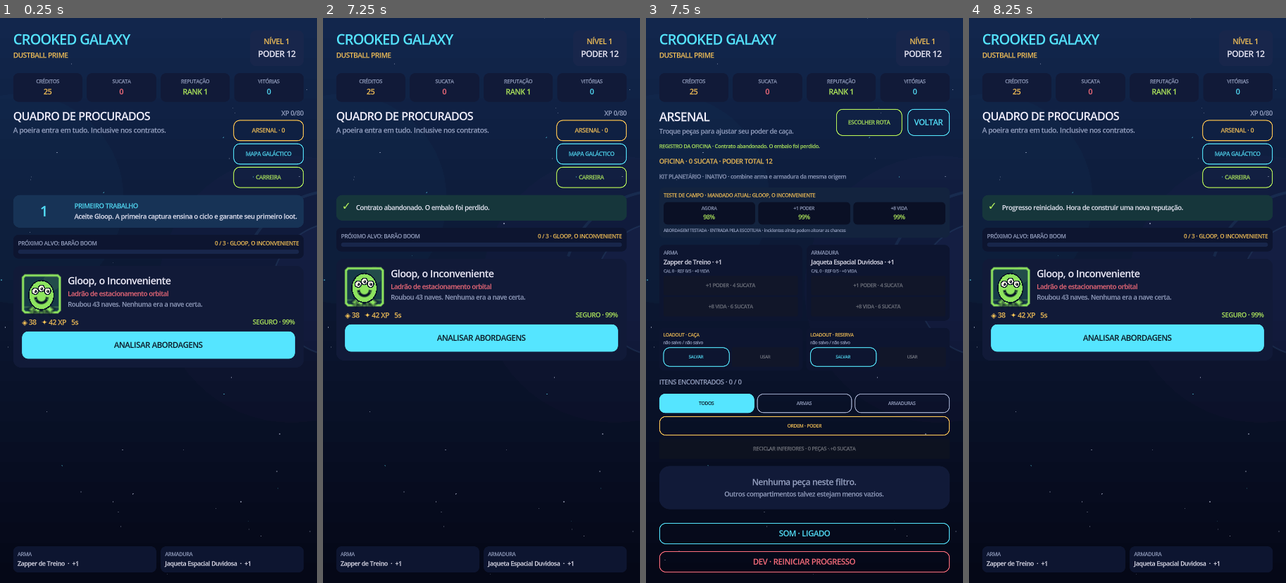
Above: before the commit, frames 1-4 (left to right).
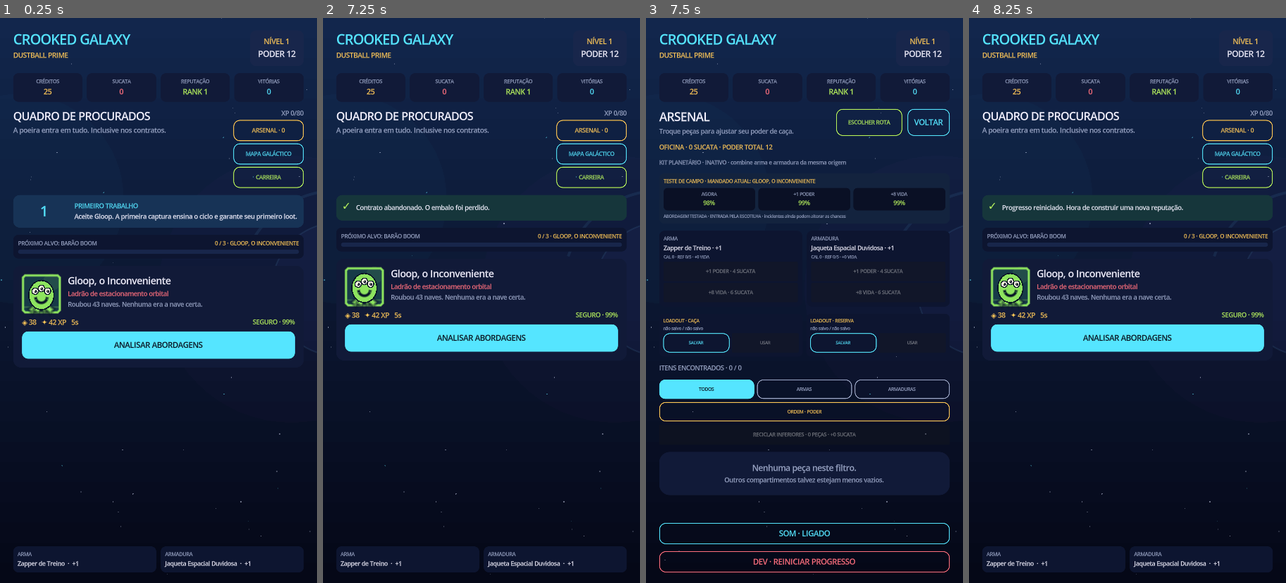
Above: after the commit, the same moments.

Repository: jellycb1/crooked-galaxy
Game: Godot game, scene res://scenes/main.tscn
Two runs of this game, one before a commit and one after it. Both use one fixed random seed, a clock stepped at 60 frames per second and the inputs below.
Inputs:
- Up to frame 1 (0.25 s): no input
- Up to frame 2 (7.25 s): click "ARSENAL · 0" at 0.5 s; click "DEV · REINICIAR PROGRESSO" at 1.25 s; click "MAPA GALÁCTICO" at 2 s; click "VOLTAR" at 2.75 s; click "CARREIRA" at 3.5 s; click "VOLTAR" at 4.25 s; click "ANALISAR ABORDAGENS" at 5 s; click "ESCOLHER · SEGURO" at 5.75 s; click "ABANDONAR CONTRATO" at 6.5 s
- Up to frame 3 (7.5 s): click "ARSENAL · 0" at 7.25 s
- Up to frame 4 (8.25 s): click "DEV · REINICIAR PROGRESSO" at 8 s

Frames 1-2 are identical in both runs. In frame 3, 14% of the frame differs, in the area x 4-96%, y 22-87%; in frame 4, nothing differs.

Commit message:
feat: scope transient receipts by context

Diff:
--- a/scripts/arsenal_view.gd
+++ b/scripts/arsenal_view.gd
@@ -46,8 +46,10 @@
 	)
 	title_row.add_child(back)
 
-	if not state.last_notice.is_empty():
-		var notice := host.label("REGISTRO DA OFICINA · %s" % state.last_notice, 11, host.LIME)
+	var notice_context := str(state.last_notice_context)
+	if notice_context == "workshop" or notice_context.begins_with("reward_"):
+		var notice_title := "REGISTRO DA OFICINA" if notice_context == "workshop" else "RECIBO DE CONTRATO"
+		var notice := host.label("%s · %s" % [notice_title, state.last_notice], 11, host.LIME)
 		notice.name = "WorkshopNotice"
 		notice.autowrap_mode = TextServer.AUTOWRAP_WORD_SMART
 		content.add_child(notice)
--- a/scripts/career_view.gd
+++ b/scripts/career_view.gd
@@ -100,10 +100,7 @@
 
 
 static func career_claim_notice(state: StateScript) -> String:
-	var notice := str(state.last_notice)
-	if notice.begins_with("Marco resgatado:") or notice.contains(" marcos resgatados:"):
-		return notice
-	return ""
+	return str(state.last_notice) if state.last_notice_context == "career" else ""
 
 
 static func claim_receipt_card(host: CrookedUIFactory, notice: String) -> PanelContainer:
--- a/scripts/game_state.gd
+++ b/scripts/game_state.gd
@@ -33,6 +33,7 @@
 var persistence_enabled := true
 var save_path := SAVE_PATH
 var last_notice := ""
+var last_notice_context := ""
 var chapter_completion: Dictionary = {}
 var afk_report: Dictionary = {}
 
@@ -77,6 +78,7 @@
 	if phase != Phase.BOARD:
 		return
 	last_notice = ""
+	last_notice_context = ""
 	combat_summary = {}
 	current_bounty = bounty.duplicate(true)
 	offered_approaches = ContentDB.contract_approaches()
@@ -94,6 +96,7 @@
 	var planet := ContentDB.get_planet(planet_id)
 	player.current_planet_id = str(planet.id)
 	last_notice = "Rota confirmada: %s. O combustível será explicado na fatura." % str(planet.name)
+	last_notice_context = "travel"
 	save_game()
 	changed.emit()
 	return true
@@ -155,6 +158,7 @@
 		player.career_credits_claimed = int(player.get("career_credits_claimed", 0)) + credits
 		player.career_scrap_claimed = int(player.get("career_scrap_claimed", 0)) + scrap
 		last_notice = "Marco resgatado: %s. +%d créditos%s" % [str(milestone.name), credits, " · +%d sucata" % scrap if scrap > 0 else ""]
+		last_notice_context = "career"
 		save_game()
 		changed.emit()
 		return true
@@ -178,6 +182,7 @@
 	player.career_credits_claimed = int(player.get("career_credits_claimed", 0)) + credits
 	player.career_scrap_claimed = int(player.get("career_scrap_claimed", 0)) + scrap
 	last_notice = "%d marcos resgatados: +%d créditos · +%d sucata." % [ready.size(), credits, scrap]
+	last_notice_context = "career"
 	save_game()
 	changed.emit()
 	return {"count": ready.size(), "credits": credits, "scrap": scrap}
@@ -207,6 +212,7 @@
 	if phase != Phase.BOARD:
 		return
 	last_notice = ""
+	last_notice_context = ""
 	current_bounty = bounty.duplicate(true)
 	offered_approaches = []
 	start_hunt()
@@ -379,6 +385,7 @@
 		player.capture_streak = 0
 		phase = Phase.BOARD
 		last_notice = "%s escapou. Seu equipamento precisa de argumentos melhores.%s" % [str(current_bounty.name), " Embalo ×%d perdido." % lost_streak if lost_streak > 0 else ""]
+		last_notice_context = "defeat"
 		current_bounty = {}
 		pending_loot = {}
 		offered_approaches = []
@@ -519,6 +526,7 @@
 			"xp": int(summary.xp),
 		}
 	last_notice = "Contrato pago: " + " · ".join(notice_parts)
+	last_notice_context = "reward_%s" % str(summary.loot_action)
 	phase = Phase.CHAPTER_COMPLETE if first_boss_capture else (Phase.BRIEFING if repeat_contract else Phase.BOARD)
 	current_bounty = ContentDB.get_target(target_id) if repeat_contract and not first_boss_capture else {}
 	pending_loot = {}
@@ -538,6 +546,7 @@
 	phase = Phase.BOARD
 	chapter_completion = {}
 	last_notice = "%s pacificada. Contratos reabertos para melhorar equipamento e recordes." % str(completed_planet.name)
+	last_notice_context = "chapter"
 	save_game()
 	changed.emit()
 
@@ -566,6 +575,7 @@
 		if str(item.get("id", "")) == item_id:
 			equip(item)
 			last_notice = "%s equipado. Poder total: %d." % [str(item.name), CoreRules.player_power(player)]
+			last_notice_context = "workshop"
 			save_game()
 			changed.emit()
 			return
@@ -585,6 +595,7 @@
 		player.scrap = int(player.get("scrap", 0)) + value
 		player.scrap_recycled_total = int(player.get("scrap_recycled_total", 0)) + value
 		last_notice = "%s reciclado: +%d sucata." % [str(item.name), value]
+		last_notice_context = "workshop"
 		save_game()
 		changed.emit()
 		return true
@@ -627,6 +638,7 @@
 	player.scrap = int(player.get("scrap", 0)) + int(preview.scrap)
 	player.scrap_recycled_total = int(player.get("scrap_recycled_total", 0)) + int(preview.scrap)
 	last_notice = "%d peças inferiores recicladas: +%d sucata." % [int(preview.count), int(preview.scrap)]
+	last_notice_context = "workshop"
 	save_game()
 	changed.emit()
 	return preview
@@ -663,6 +675,7 @@
 	else:
 		locked.append(item_id)
 		last_notice = "Peça protegida contra reciclagem manual e em massa."
+	last_notice_context = "workshop"
 	player.locked_item_ids = locked
 	save_game()
 	changed.emit()
@@ -679,6 +692,7 @@
 	}
 	player.equipment_loadouts = loadouts
 	last_notice = "Loadout %s arquivado. As peças foram protegidas." % loadout_name(index)
+	last_notice_context = "workshop"
 	save_game()
 	changed.emit()
 	return true
@@ -693,11 +707,13 @@
 	var armor := inventory_item_by_id(str(loadout.get("armor_id", "")))
 	if weapon.is_empty() or armor.is_empty():
 		last_notice = "Loadout incompleto. Uma das peças provavelmente virou história de oficina."
+		last_notice_context = "workshop"
 		changed.emit()
 		return false
 	equip(weapon)
 	equip(armor)
 	last_notice = "Loadout %s equipado. Poder %d · Vida %d." % [loadout_name(index), CoreRules.player_power(player), CoreRules.max_health(player)]
+	last_notice_context = "workshop"
 	save_game()
 	changed.emit()
 	return true
@@ -734,6 +750,7 @@
 	player[slot] = item
 	sync_item_to_inventory(item)
 	last_notice = "%s calibrado para +%d poder." % [str(item.name), int(item.power)]
+	last_notice_context = "workshop"
 	save_game()
 	changed.emit()
 	return true
@@ -754,6 +771,7 @@
 	player[slot] = item
 	sync_item_to_inventory(item)
 	last_notice = "%s reforçado: +%d vida total." % [str(item.name), int(item.integrity_upgrades) * CoreRules.INTEGRITY_HEALTH_PER_LEVEL]
+	last_notice_context = "workshop"
 	save_game()
 	changed.emit()
 	return true
@@ -784,6 +802,7 @@
 		offered_approaches = []
 		hunt_event = {}
 		last_notice = "Contrato abandonado%s. O embalo foi perdido." % (" após %d capturas" % lost_streak if lost_streak > 0 else "")
+		last_notice_context = "contract"
 		save_game()
 		changed.emit()
 
@@ -799,6 +818,7 @@
 	afk_report = {}
 	combat_summary = {}
 	last_notice = "Progresso reiniciado. Hora de construir uma nova reputação."
+	last_notice_context = "system"
 	save_game()
 	changed.emit()
 
--- a/scripts/main.gd
+++ b/scripts/main.gd
@@ -197,7 +197,7 @@
 	var xp_needed := CoreRules.xp_needed(int(GameState.player.level))
 	var xp_text := "XP %d/%d" % [int(GameState.player.xp), xp_needed]
 	actions.add_child(label(xp_text, 14, MUTED, HORIZONTAL_ALIGNMENT_RIGHT))
-	var equipped_receipt := GameState.last_notice.begins_with("Contrato pago:") and GameState.last_notice.contains(" equipado")
+	var equipped_receipt := GameState.last_notice_context == "reward_equipped"
 	var arsenal := action_button("TESTAR BUILD" if equipped_receipt else "ARSENAL · %d" % GameState.player.inventory.size(), LIME if equipped_receipt else GOLD, true)
 	arsenal.name = "PostClaimFieldTestAction" if equipped_receipt else "ArsenalAction"
 	arsenal.custom_minimum_size = Vector2(160, 48)
--- a/tests/test_arsenal_view.gd
+++ b/tests/test_arsenal_view.gd
@@ -13,6 +13,7 @@
 	state.persistence_enabled = false
 	state.player = state.default_player()
 	state.last_notice = "Perícia com alvo 1: +6 sucata"
+	state.last_notice_context = "reward_stored"
 	state.player.captures_by_target = {"gloop": 1}
 	state.player.captures_by_planet = {"dustball_prime": 1}
 	state.player.scrap = 20
@@ -104,6 +105,11 @@
 	check(ArsenalScript.filtered_inventory(host, state).size() == 2, "renderer receives inventory through explicit state")
 	host.inventory_filter = "weapon"
 	check(ArsenalScript.filtered_inventory(host, state).size() == 1, "renderer preserves host filter state")
+	state.last_notice = "Rota confirmada: Congelária S.A."
+	state.last_notice_context = "travel"
+	clear_children(content)
+	ArsenalScript.build(host, content, state)
+	check(host.find_child("WorkshopNotice", true, false) == null, "arsenal ignores receipts owned by unrelated hubs")
 
 	host.free()
 	state.free()
--- a/tests/test_career_view.gd
+++ b/tests/test_career_view.gd
@@ -60,6 +60,7 @@
 	check(str(state.player.current_planet_id) == "congelaria_sa" and state.phase == state.Phase.BRIEFING and str(state.current_bounty.id) == "auditor_frost", "archive action travels to another planet and opens the selected briefing")
 	state.cancel_briefing()
 	state.last_notice = "2 marcos resgatados: +110 créditos · +2 sucata."
+	state.last_notice_context = "career"
 	for child in content.get_children():
 		child.free()
 	CareerViewScript.build(host, content, state)
--- a/tests/test_flow.gd
+++ b/tests/test_flow.gd
@@ -49,7 +49,7 @@
 	check(int(state.player.wins) == 1, "victory progression is retained")
 	check(str(state.player[str(claimed_item.slot)].id) == str(claimed_item.id), "claimed upgrade is equipped")
 	check(str(summary.loot_action) == "equipped" and str(summary.loot_name) == str(claimed_item.name), "reward summary records the applied loot decision")
-	check(state.last_notice.contains("%s equipado" % str(claimed_item.name)), "equipped loot decision survives the screen transition")
+	check(state.last_notice.contains("%s equipado" % str(claimed_item.name)) and state.last_notice_context == "reward_equipped", "equipped loot decision survives with explicit receipt provenance")
 	check(int(state.player.reputation) == 0, "rank requires three captures")
 	var projection_state = StateScript.new()
 	projection_state.persistence_enabled = false
@@ -91,7 +91,7 @@
 	var streak_credits_before := int(streak_state.player.credits)
 	var streak_summary := streak_state.claim_reward(false)
 	check(int(streak_summary.streak) == 2 and int(streak_state.player.capture_streak) == 2, "consecutive reward advances the capture streak")
-	check(str(streak_summary.loot_action) == "stored" and streak_state.last_notice.contains("Troféu de Embalo guardado"), "stored loot decision survives in the contract record")
+	check(str(streak_summary.loot_action) == "stored" and streak_state.last_notice.contains("Troféu de Embalo guardado") and streak_state.last_notice_context == "reward_stored", "stored loot decision survives with explicit receipt provenance")
 	check(int(streak_summary.streak_bonus) > 0 and int(streak_state.player.credits) == streak_credits_before + int(streak_summary.credits), "consecutive reward pays the visible streak bonus")
 	streak_state.phase = streak_state.Phase.REWARD
 	streak_state.current_bounty = Content.apply_approach(Content.TARGETS[0], Content.contract_approaches()[2])
@@ -117,7 +117,7 @@
 	var instant_scrap_value := CoreRules.salvage_value(recycle_reward_state.pending_loot)
 	var instant_result := recycle_reward_state.claim_reward(false, true, true)
 	check(bool(instant_result.recycled) and int(instant_result.scrap) == instant_scrap_value, "reward can report immediate recycling")
-	check(str(instant_result.loot_action) == "recycled" and recycle_reward_state.last_notice.contains("Zapper Pior reciclado"), "recycled loot decision names the item in the persistent record")
+	check(str(instant_result.loot_action) == "recycled" and recycle_reward_state.last_notice.contains("Zapper Pior reciclado") and recycle_reward_state.last_notice_context == "reward_recycled", "recycled loot decision names the item with explicit receipt provenance")
 	check(recycle_reward_state.phase == recycle_reward_state.Phase.BRIEFING, "recycled reward can continue directly to the next briefing")
 	check(not recycle_reward_state.player.inventory.any(func(item): return str(item.get("id", "")) == "instant_scrap"), "immediately recycled loot never enters inventory")
 	check(int(recycle_reward_state.player.scrap) == instant_scrap_value and int(recycle_reward_state.player.scrap_recycled_total) == instant_scrap_value, "immediate recycling funds the workshop and career total")
--- a/tests/test_ui.gd
+++ b/tests/test_ui.gd
@@ -18,6 +18,8 @@
 	state.phase = state.Phase.BOARD
 	state.current_bounty = {}
 	state.pending_loot = {}
+	state.last_notice = ""
+	state.last_notice_context = ""
 
 	var packed_scene: PackedScene = load("res://scenes/main.tscn")
 	var scene: Control = packed_scene.instantiate()
@@ -165,9 +167,15 @@
 				await process_frame
 	scene.view_mode = "board"
 	state.last_notice = "Contrato pago: Peça de Reserva guardado"
+	state.last_notice_context = "reward_stored"
 	scene.render()
 	await process_frame
 	check(scene.find_child("ArsenalAction", true, false) != null and scene.find_child("PostClaimFieldTestAction", true, false) == null, "stored reward receipts keep the ordinary arsenal action")
+	state.last_notice = "Contrato pago: Recibo antigo equipado"
+	state.last_notice_context = "career"
+	scene.render()
+	await process_frame
+	check(scene.find_child("ArsenalAction", true, false) != null and scene.find_child("PostClaimFieldTestAction", true, false) == null, "equipped-looking stale text cannot forge a contextual field-test action")
 	state.phase = state.Phase.REWARD
 	state.current_bounty = bounty.duplicate(true)
 	state.pending_loot = {"id": "ui_instant_scrap", "name": "Zapper Cansado", "slot": "weapon", "power": 0, "rarity": "Comum", "color": "#b9c2d9"}
--- a/tools/capture_ui.gd
+++ b/tools/capture_ui.gd
@@ -16,6 +16,7 @@
 		state.current_bounty = {}
 		state.pending_loot = {}
 		state.last_notice = ""
+		state.last_notice_context = ""
 	var packed_scene: PackedScene = load("res://scenes/main.tscn")
 	var scene: Control = packed_scene.instantiate()
 	root.add_child(scene)
@@ -198,6 +199,7 @@
 		quit(1)
 		return
 	var receipt_notice: String = str(state.last_notice)
+	var receipt_notice_context: String = str(state.last_notice_context)
 	var receipt_streak := int(state.player.capture_streak)
 	override_route_action.pressed.emit()
 	await process_frame
@@ -240,6 +242,7 @@
 	state.current_bounty = {}
 	state.pending_loot = {}
 	state.last_notice = receipt_notice
+	state.last_notice_context = receipt_notice_context
 	state.player.capture_streak = receipt_streak
 	state.combat_summary = {}
 	scene.view_mode = "arsenal"
@@ -603,6 +606,7 @@
 		quit(1)
 		return
 	state.last_notice = ""
+	state.last_notice_context = ""
 	scene.render()
 	await process_frame
 	await process_frame
Not shown, changed: Notes/AUDIT_2026-08-23.md
Not shown, changed: README.md
